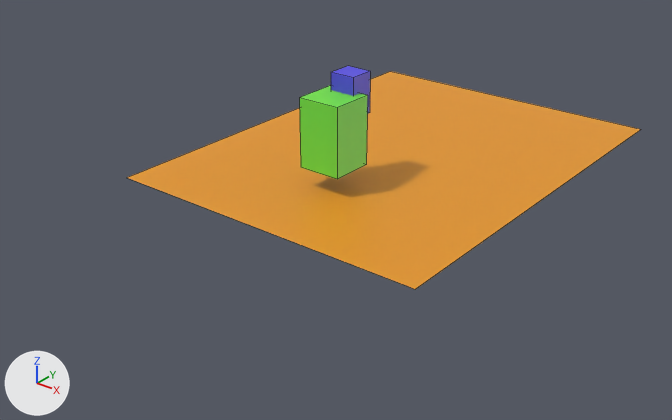
Before and after pictures for a commit that changed the FBX model ConsoleApp1/personfbx_-Y_Z.fbx.
Camera for both pictures: a 50 mm lens placed at (0.28, -0.348, 0.202), pointed at (-0.003, 0.005, -0.017). The axes (+X, +Y, +Z) are drawn at lower left. The lights are the same throughout. Mesh edges are drawn as thin lines. Where no turn or scale is listed for an object, it has been applied to the vertices.

Script lines for the objects in view, before the commit:
```python
me_cube = bpy.data.meshes.new('Cube')
me_cube.from_pydata(...)  # a box spanning x -1.0..1.0, y -1.0..1.0, z -1.0..1.0
me_cube.materials.append(mat_testgreen)  # green #73e746
me_cube_005 = bpy.data.meshes.new('Cube.005')
me_cube_005.from_pydata(...)  # a box spanning x -1.0..1.0, y -1.0..1.0, z -1.0..1.0
me_cube_005.materials.append(mat_testwhite)  # blue #574de7
me_plane = bpy.data.meshes.new('Plane')
me_plane.from_pydata([(-0.093, -0.121, 0.0), (0.093, -0.121, 0.0), (-0.093, 0.121, 0.0), (0.093, 0.121, 0.0)], [], [(0, 1, 3, 2)])
me_plane.materials.append(mat_testyellow)  # orange #e7981f
ob_cube = bpy.data.objects.new('Cube', me_cube)
ob_cube.location = (0.0, 0.0, 0.0304)
ob_cube.scale = (-0.0122, -0.0122, -0.019)
ob_cube_001 = bpy.data.objects.new('Cube.001', me_cube_005)
ob_cube_001.location = (0.0, 0.0139, 0.0476)
ob_cube_001.scale = (-0.00717, -0.00717, -0.0112)
ob_plane = bpy.data.objects.new('Plane', me_plane)
ob_plane.location = (0.0, 0.0601, 0.0)
```
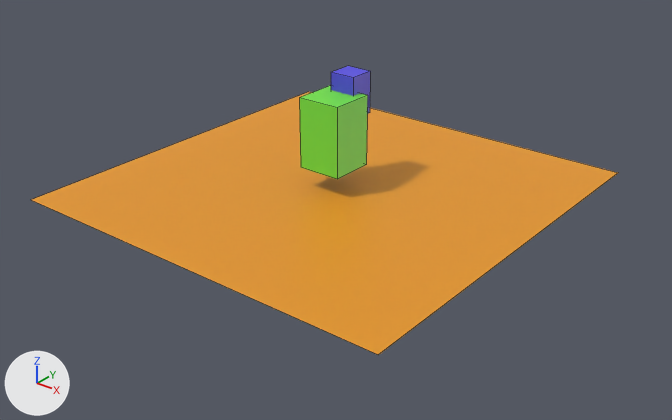
Where the newer file only moved an object's origin or applied its transform, the numbers keep the older frame.

Pixel boxes (x1, y1, x2, y2) of what changed, in the pictures (672 x 420 px):
'Plane', reshaped (14% wider, 21% taller)
    before: (127, 71, 641, 289)
    after: (31, 92, 618, 355)

What changed in the scene script:
```text
Change me_plane:
    where me_plane.from_pydata(...)  # 4 vertices, 1 face; spans x -0.093..0.093, y -0.121..0.121, z 0.0
    used by ob_plane; location = (0.0, 0.0601, 0.0)
    me_plane part 1
    me_plane.vertices[0].co: (-0.093, -0.121, 0.0) -> (-0.11, 0.05, 0.0)  # pixel (126, 177) -> pixel (308, 91)
    me_plane.vertices[1].co: (0.093, -0.121, 0.0) -> (0.11, 0.05, 0.0)  # pixel (415, 289) -> pixel (618, 172)
    me_plane.vertices[2].co: (-0.093, 0.121, 0.0) -> (-0.11, -0.17, 0.0)  # pixel (390, 71) -> pixel (30, 199)
    me_plane.vertices[3].co: (0.093, 0.121, 0.0) -> (0.11, -0.17, 0.0)  # pixel (641, 129) -> pixel (378, 354)
```
